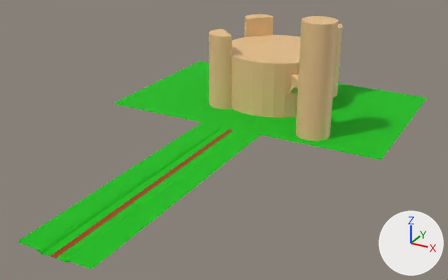
Renders of the Blender file Blenders/terra.blend from each side of a commit.
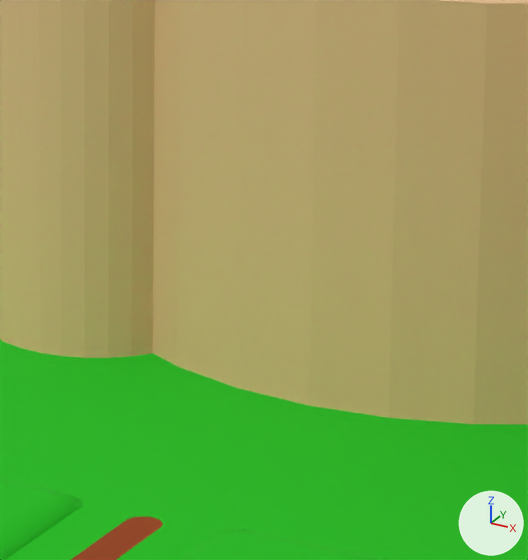
Old and new are each drawn whole from a 50 mm camera at (322.0, -601.0, 286.0) aimed at (19.0, -50.0, 11.0) and again close up on the part from 47% to 62% of the width and 23% to 48% of the height. Lighting does not change. The marker at lower right points along +X, +Y and +Z.

Names of what the first close-up shows: 'Castell', 'Plane', 'Semitorre', 'bosc.E', 'herba.E.002', 'rampaBosc.E', 'terra', 'terraBellver'.
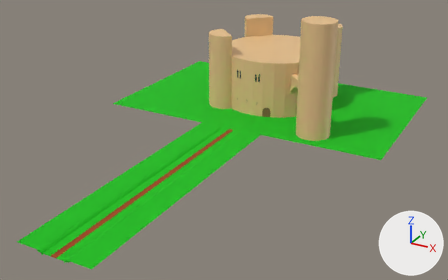
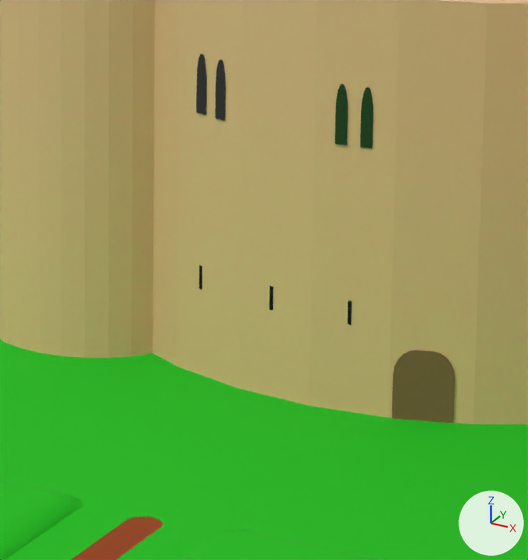
Edits to the bpy script that builds the scene:
```text
Change mat_wood:
    mat_wood.roughness: 0.272 -> 0.8
Change ob_castell:
    add _m = ob_castell.modifiers.new('Boolean', 'BOOLEAN')
    add _m.object = ob_porta
    add _m = ob_castell.modifiers.new('Boolean.001', 'BOOLEAN')
    add _m.object = ob_finestra
    add _m = ob_castell.modifiers.new('Boolean.002', 'BOOLEAN')
    add _m.object = ob_finestra_001
    add _m = ob_castell.modifiers.new('Boolean.003', 'BOOLEAN')
    add _m.object = ob_finestra_002
    add _m = ob_castell.modifiers.new('Boolean.004', 'BOOLEAN')
    add _m.object = ob_finestra_003
    add _m = ob_castell.modifiers.new('Boolean.005', 'BOOLEAN')
    add _m.object = ob_forat
    add _m = ob_castell.modifiers.new('Boolean.006', 'BOOLEAN')
    add _m.object = ob_forat_001
    add _m = ob_castell.modifiers.new('Boolean.007', 'BOOLEAN')
    add _m.object = ob_forat_002
Add ob_finestra_001:
    ob_finestra_001 = bpy.data.objects.new('Finestra.001', me_cube_002)  # 36 vertices, 20 faces; spans x -1.0..1.0, y -1.0..1.0, z -1.0..1.0; in mat_finestra (dark grey #4d4d4d)
    ob_finestra_001.location = (4.6, 57.2, 50.0)
    ob_finestra_001.rotation_euler = (0.0, 0.0, 0.105)  # degrees (0, 0, 6)
    ob_finestra_001.scale = (0.995, 0.293, 5.0)
Add ob_porta:
    ob_porta = bpy.data.objects.new('Porta', me_cube_003)  # 28 vertices, 16 faces; spans x -1.0..1.0, y -1.0..1.0, z -1.0..1.0; in mat_wood (brown #886a42)
    ob_porta.location = (18.9, 59.9, 6.0)
    ob_porta.rotation_euler = (0.0, 0.0, 0.297)  # degrees (0, 0, 17)
    ob_porta.scale = (5.0, 0.5, 6.0)
Add ob_forat_001:
    ob_forat_001 = bpy.data.objects.new('Forat.001', me_cube_004)  # a box spanning x -1.0..1.0, y -1.0..1.0, z -1.0..1.0; in mat_sombra (black #000000)
    ob_forat_001.location = (-7.4, 57.4, 17.0)
    ob_forat_001.rotation_euler = (0.0, 0.0, -0.0873)  # degrees (0, 0, -5)
    ob_forat_001.scale = (0.3, 0.1, 2.0)
Add ob_finestra_003:
    ob_finestra_003 = bpy.data.objects.new('Finestra.003', me_cube_002)  # 36 vertices, 20 faces; spans x -1.0..1.0, y -1.0..1.0, z -1.0..1.0; in mat_finestra (dark grey #4d4d4d)
    ob_finestra_003.location = (-22.0, 60.6, 50.0)
    ob_finestra_003.rotation_euler = (0.0, 0.0, -0.297)  # degrees (0, 0, -17)
    ob_finestra_003.scale = (0.995, 0.293, 5.0)
Add ob_finestra:
    ob_finestra = bpy.data.objects.new('Finestra', me_cube_002)  # 36 vertices, 20 faces; spans x -1.0..1.0, y -1.0..1.0, z -1.0..1.0; in mat_finestra (dark grey #4d4d4d)
    ob_finestra.location = (8.8, 57.7, 50.0)
    ob_finestra.rotation_euler = (0.0, 0.0, 0.105)  # degrees (0, 0, 6)
    ob_finestra.scale = (0.995, 0.293, 5.0)
Add ob_finestra_002:
    ob_finestra_002 = bpy.data.objects.new('Finestra.002', me_cube_002)  # 36 vertices, 20 faces; spans x -1.0..1.0, y -1.0..1.0, z -1.0..1.0; in mat_finestra (dark grey #4d4d4d)
    ob_finestra_002.location = (-17.9, 59.4, 50.0)
    ob_finestra_002.rotation_euler = (0.0, 0.0, -0.297)  # degrees (0, 0, -17)
    ob_finestra_002.scale = (0.995, 0.293, 5.0)
Add ob_forat_002:
    ob_forat_002 = bpy.data.objects.new('Forat.002', me_cube_004)  # a box spanning x -1.0..1.0, y -1.0..1.0, z -1.0..1.0; in mat_sombra (black #000000)
    ob_forat_002.location = (-21.9, 60.6, 17.0)
    ob_forat_002.rotation_euler = (0.0, 0.0, -0.262)  # degrees (0, 0, -15)
    ob_forat_002.scale = (0.3, 0.1, 2.0)
Add ob_forat:
    ob_forat = bpy.data.objects.new('Forat', me_cube_004)  # a box spanning x -1.0..1.0, y -1.0..1.0, z -1.0..1.0; in mat_sombra (black #000000)
    ob_forat.location = (6.7, 57.3, 17.0)
    ob_forat.rotation_euler = (0.0, 0.0, 0.0873)  # degrees (0, 0, 5)
    ob_forat.scale = (0.3, 0.1, 2.0)
```

Boxes [x1, y1, x2, y2] around the edits, measured in the close-ups (528 x 560 px):
'Porta', added: after [392, 350, 455, 423]
'Finestra.001', added: after [335, 84, 348, 145]
'Finestra', added: after [360, 87, 373, 149]
'Finestra.002', added: after [215, 59, 226, 121]
'Finestra.003', added: after [196, 54, 207, 115]
'Forat', added: after [347, 301, 352, 325]
'Forat.001', added: after [269, 286, 273, 310]
'Forat.002', added: after [199, 265, 202, 289]
